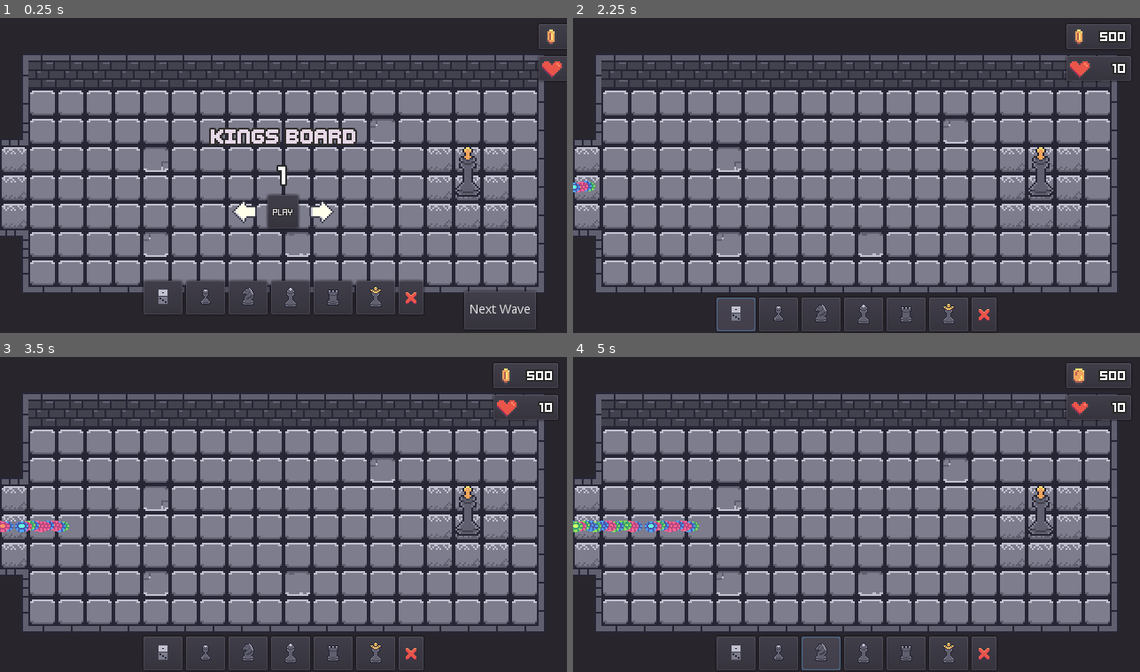
Above: before the commit, frames 1-4 (two rows, left to right).
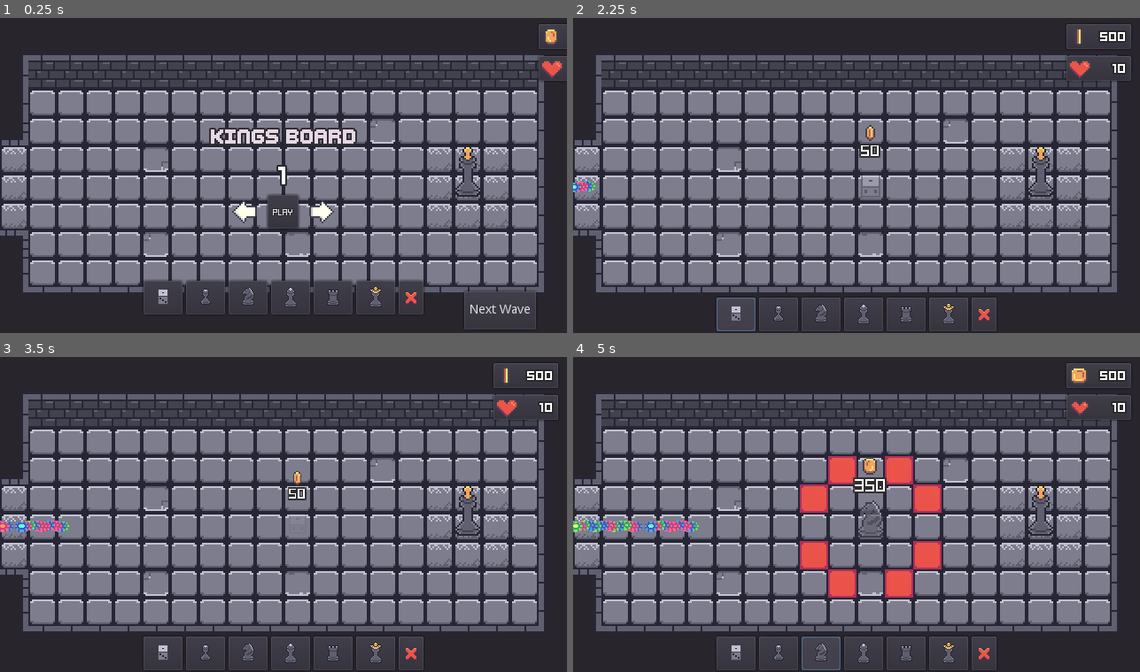
Above: after the commit, the same moments.

Repository: PetTurtle/LudumDare46
Game: Godot game, scene res://scenes/Game.tscn
The game is run twice, just before and just after one commit, with the same random seed, the same clock (stepped at 60 frames per second) and the same inputs. Sound files missing from this copy of the repository are replaced by a short silence.
Inputs (mouse positions are in pixels of both pictures, inside the frame that each line leads up to):
- Up to frame 1 (0.25 s): no input
- Up to frame 2 (2.25 s): click "Play" at 0.5 s; click "Next Wave" at 1.25 s; click (737, 314) at 2 s
- Up to frame 3 (3.5 s): click "Next Wave" at 2.75 s
- Up to frame 4 (5 s): click (777, 653) at 3.5 s; click (822, 653) at 4.25 s

The runs differ from the first frame. In frame 1, less than 0.1% of the frame differs, in the area x 96-99%, y 3-9%; in frame 2, 0.4%; in frame 3, 0.2%; in frame 4, 4.2%, in the area x 40-91%, y 3-77%.

Commit message:
Add visualization for pieces attack before buy them
Also refactor and optimized TileGhost procedures

Diff:
--- /dev/null
+++ b/src/prefabs/GhostBullet.tscn
@@ -0,0 +1,18 @@
+[gd_scene load_steps=3 format=2]
+
+[ext_resource path="res://assets/FireZone.png" type="Texture" id=1]
+[ext_resource path="res://scripts/GhostBullet.gd" type="Script" id=2]
+
+[node name="GhostBullet" type="Node2D"]
+script = ExtResource( 2 )
+
+[node name="Sprite" type="Sprite" parent="."]
+texture = ExtResource( 1 )
+
+[node name="MoveTimer" type="Timer" parent="."]
+wait_time = 0.5
+
+[node name="ResetTimer" type="Timer" parent="."]
+wait_time = 2.0
+[connection signal="timeout" from="MoveTimer" to="." method="_on_MoveTimer_timeout"]
+[connection signal="timeout" from="ResetTimer" to="." method="_on_ResetTimer_timeout"]
--- a/src/project.godot
+++ b/src/project.godot
@@ -9,6 +9,11 @@
 config_version=4
 
 _global_script_classes=[ {
+"base": "Node2D",
+"class": "AttackCells",
+"language": "GDScript",
+"path": "res://scripts/AttackCells.gd"
+}, {
 "base": "Area2D",
 "class": "Bullet",
 "language": "GDScript",
@@ -23,6 +28,11 @@
 "class": "GameMap",
 "language": "GDScript",
 "path": "res://scripts/Map.gd"
+}, {
+"base": "Node2D",
+"class": "GhostBullet",
+"language": "GDScript",
+"path": "res://scripts/GhostBullet.gd"
 }, {
 "base": "Navigation2D",
 "class": "Navigator",
@@ -80,9 +90,11 @@
 "path": "res://scripts/WaveController.gd"
 } ]
 _global_script_class_icons={
+"AttackCells": "",
 "Bullet": "",
 "Bullets": "",
 "GameMap": "",
+"GhostBullet": "",
 "Navigator": "",
 "Spawner": "",
 "TileGhost": "",
--- /dev/null
+++ b/src/scenes/BuyGhost.gd
@@ -0,0 +1,11 @@
+extends TileGhost
+
+onready var attack_cells : Node2D = $AttackCells
+
+func show_ghost(texture : Texture = x_texture):
+	.show_ghost(texture)
+	attack_cells.draw_cells()
+
+func hide_ghost():
+	.hide_ghost()
+	attack_cells.clear_cells()
--- a/src/scenes/Game.tscn
+++ b/src/scenes/Game.tscn
@@ -44,6 +44,8 @@
 [ext_resource path="res://audio/place.wav" type="AudioStream" id=42]
 [ext_resource path="res://audio/remove.wav" type="AudioStream" id=43]
 [ext_resource path="res://audio/button_press.wav" type="AudioStream" id=44]
+[ext_resource path="res://scripts/AttackCells.gd" type="Script" id=45]
+[ext_resource path="res://scenes/BuyGhost.gd" type="Script" id=46]
 
 [sub_resource type="Animation" id=1]
 resource_name = "Open"
@@ -181,6 +183,46 @@
 "values": [ Vector2( 1, 1 ), Vector2( 0.8, 0.8 ), Vector2( 1, 1 ) ]
 }
 
+[sub_resource type="Animation" id=15]
+resource_name = "Jump"
+loop = true
+tracks/0/type = "value"
+tracks/0/path = NodePath(".:position")
+tracks/0/interp = 1
+tracks/0/loop_wrap = true
+tracks/0/imported = false
+tracks/0/enabled = true
+tracks/0/keys = {
+"times": PoolRealArray( 0, 0.499444, 0.992978 ),
+"transitions": PoolRealArray( 1, 1, 1 ),
+"update": 0,
+"values": [ Vector2( 0, 0 ), Vector2( 0, 2 ), Vector2( 0, 0 ) ]
+}
+tracks/1/type = "value"
+tracks/1/path = NodePath("..:self_modulate")
+tracks/1/interp = 1
+tracks/1/loop_wrap = true
+tracks/1/imported = false
+tracks/1/enabled = true
+tracks/1/keys = {
+"times": PoolRealArray( 0.00295529, 0.500922, 0.994456 ),
+"transitions": PoolRealArray( 1, 1, 1 ),
+"update": 0,
+"values": [ Color( 1, 1, 1, 0.72549 ), Color( 1, 1, 1, 0.0980392 ), Color( 1, 1, 1, 0.72549 ) ]
+}
+tracks/2/type = "value"
+tracks/2/path = NodePath("..:scale")
+tracks/2/interp = 1
+tracks/2/loop_wrap = true
+tracks/2/imported = false
+tracks/2/enabled = true
+tracks/2/keys = {
+"times": PoolRealArray( 0.00295529, 0.5024, 0.982634 ),
+"transitions": PoolRealArray( 1, 1, 1 ),
+"update": 0,
+"values": [ Vector2( 1, 1 ), Vector2( 0.8, 0.8 ), Vector2( 1, 1 ) ]
+}
+
 [node name="Game" type="Node2D"]
 script = ExtResource( 6 )
 
@@ -366,6 +408,7 @@
 [node name="AnimatedSprite" type="AnimatedSprite" parent="UI/StatsPanel/VBoxContainer/CoinsPanel"]
 scale = Vector2( 2, 2 )
 frames = SubResource( 6 )
+frame = 5
 speed_scale = 2.0
 playing = true
 centered = false
@@ -617,13 +660,12 @@
 volume_db = -20.0
 
 [node name="TileGhost" type="Node2D" parent="."]
-script = ExtResource( 40 )
-x_texture = ExtResource( 41 )
+visible = false
+script = ExtResource( 46 )
 
 [node name="Sprite" type="Sprite" parent="TileGhost"]
-visible = false
 self_modulate = Color( 1, 1, 1, 0.0980392 )
-position = Vector2( 0, -11 )
+position = Vector2( 8, 0 )
 texture = ExtResource( 41 )
 
 [node name="CostPanel" type="Node2D" parent="TileGhost/Sprite"]
@@ -646,7 +688,6 @@
 [node name="AnimatedSprite" type="AnimatedSprite" parent="TileGhost/Sprite/CostPanel/CostLabel"]
 position = Vector2( 4.74785, -12.489 )
 frames = SubResource( 13 )
-frame = 7
 speed_scale = 2.0
 playing = true
 centered = false
@@ -654,6 +695,50 @@
 [node name="AnimationPlayer" type="AnimationPlayer" parent="TileGhost/Sprite/CostPanel"]
 autoplay = "Jump"
 anims/Jump = SubResource( 14 )
+
+[node name="AttackCells" type="Node2D" parent="TileGhost"]
+show_behind_parent = true
+position = Vector2( 8, -3 )
+script = ExtResource( 45 )
+
+[node name="SellGhost" type="Node2D" parent="."]
+visible = false
+script = ExtResource( 40 )
+x_texture = ExtResource( 41 )
+
+[node name="Sprite" type="Sprite" parent="SellGhost"]
+self_modulate = Color( 1, 1, 1, 0.0980392 )
+position = Vector2( 8, 0 )
+texture = ExtResource( 41 )
+offset = Vector2( 0, 8 )
+
+[node name="CostPanel" type="Node2D" parent="SellGhost/Sprite"]
+position = Vector2( 0, 1.99401 )
+
+[node name="CostLabel" type="Label" parent="SellGhost/Sprite/CostPanel"]
+margin_left = -12.5454
+margin_top = -21.6293
+margin_right = 13.4546
+margin_bottom = -9.62934
+custom_fonts/font = ExtResource( 35 )
+text = "10"
+align = 1
+valign = 1
+__meta__ = {
+"_edit_group_": true,
+"_edit_use_anchors_": false
+}
+
+[node name="AnimatedSprite" type="AnimatedSprite" parent="SellGhost/Sprite/CostPanel/CostLabel"]
+position = Vector2( 4.74785, -12.489 )
+frames = SubResource( 13 )
+speed_scale = 2.0
+playing = true
+centered = false
+
+[node name="AnimationPlayer" type="AnimationPlayer" parent="SellGhost/Sprite/CostPanel"]
+autoplay = "Jump"
+anims/Jump = SubResource( 15 )
 [connection signal="pressed" from="UI/TowerContainer/ButtonSell" to="UI/TowerContainer" method="_on_ButtonSell_pressed"]
 [connection signal="pressed" from="UI/MenuPanel/LevelPanel/HBox/LeftButton" to="UI/MenuPanel" method="prev_level"]
 [connection signal="pressed" from="UI/MenuPanel/LevelPanel/HBox/PlayButton" to="UI/MenuPanel" method="play"]
--- /dev/null
+++ b/src/scripts/AttackCells.gd
@@ -0,0 +1,26 @@
+extends Node2D
+class_name AttackCells
+
+export var texture: Texture = preload("res://assets/FireZone.png")
+export(Resource) var tower_def = preload("res://resources/towers/Pawn.tres")
+
+var gameMap : GameMap
+var _bullet_scene: PackedScene = preload("res://prefabs/GhostBullet.tscn")
+
+func draw_cells():
+	for direction in tower_def.fireDirections:
+		var bullet := _bullet_scene.instance()
+		add_child(bullet)
+		bullet.move_direction = direction
+		bullet.position = Vector2(0, 11) + (direction * 16)
+		bullet.can_move = tower_def.recursively_fire
+
+
+func clear_cells():
+	for child in get_children():
+		remove_child(child)
+
+
+func update():
+	clear_cells()
+	draw_cells()
--- a/src/scripts/Game.gd
+++ b/src/scripts/Game.gd
@@ -10,6 +10,7 @@
 onready var towers : Towers = $Towers
 onready var bullets : Bullets = $Bullets
 onready var tile_ghost : TileGhost = $TileGhost
+onready var sell_ghost : TileGhost = $SellGhost
 
 var game_manager : GameManager
 var game_data : GameData
@@ -28,18 +29,21 @@
 	game_manager.connect("main_menu", self, "end_game")
 
 func _process(_delta):
-	tile_ghost.hide_ghost()
 	match mode:
 		Mode.IDLE:
 			pass
 		Mode.BUY:
 			if map.can_build_turret():
-				var cost = game_data.get_tower_cost(tower_name)
-				tile_ghost.show_ghost(map.get_snapped_mouse_position(), cost, game_data.get_tower_def(tower_name).get_default_texture())
+				tile_ghost.position = map.get_snapped_mouse_position()
+
 		Mode.SELL:
+			sell_ghost.position = map.get_snapped_mouse_position()
 			if map.has_turret():
 				var cost = game_data.get_tower_cost(tower_name)
-				tile_ghost.show_ghost(map.get_snapped_mouse_position(), cost/2)
+				sell_ghost.show_ghost()
+				sell_ghost.set_cost(cost / 2)
+			else:
+				sell_ghost.cost_panel.hide()
 
 func _unhandled_input(event: InputEvent) -> void:
 	if not event is InputEventMouseButton:
@@ -57,6 +61,7 @@
 					towers.create(game_data.get_tower_def(tower_name), map.get_snapped_mouse_position())
 					game_manager.set_coins(game_manager.get_coins() - cost)
 					game_data.add_tower(tower_name)
+					tile_ghost.hide_ghost()
 
 			Mode.SELL: # ____SELL____
 				if map.has_turret():
@@ -67,6 +72,8 @@
 					towers.remove_at(pos)
 					game_manager.set_coins(game_manager.get_coins() + cost/2)
 					game_data.remove_tower(tower_def.name)
+					sell_ghost.cost_panel.hide()
+
 
 	elif event.button_index == BUTTON_RIGHT:
 		match mode:
@@ -103,9 +110,19 @@
 func _on_mode_buy(name):
 	mode = Mode.BUY
 	tower_name = name
+	sell_ghost.hide_ghost()
+
+	var cost = game_data.get_tower_cost(tower_name)
+	var tower_def = game_data.get_tower_def(tower_name)
+	tile_ghost.attack_cells.tower_def = tower_def
+	tile_ghost.attack_cells.update()
+	tile_ghost.show_ghost(tower_def.get_default_texture())
+	tile_ghost.set_cost(cost)
 
 func _on_mode_sell():
 	mode = Mode.SELL
+	tile_ghost.hide_ghost()
+	sell_ghost.show_ghost()
 
 func _on_fire(pos, moves, direction):
 	if map.is_pathable(pos):
--- /dev/null
+++ b/src/scripts/GhostBullet.gd
@@ -0,0 +1,27 @@
+extends Node2D
+class_name GhostBullet
+
+var move_direction : Vector2
+var can_move : bool = false setget set_can_move
+
+var _initial_position : Vector2
+
+func set_can_move(moves):
+	can_move = moves
+	if can_move:
+		_initial_position = position
+		$MoveTimer.start()
+		$ResetTimer.start()
+
+func move():
+	var desired_position := position + 16 * move_direction
+	position = desired_position
+
+
+func _on_ResetTimer_timeout() -> void:
+	position = _initial_position
+	show()
+	$MoveTimer.start()
+
+func _on_MoveTimer_timeout() -> void:
+	move()
--- a/src/scripts/TileGhost.gd
+++ b/src/scripts/TileGhost.gd
@@ -3,24 +3,23 @@
 
 onready var ghost : Sprite = $Sprite
 onready var coin_label : Label = $Sprite/CostPanel/CostLabel
+onready var cost_panel : Node2D = $Sprite/CostPanel
 
 export(Texture) var x_texture
 
 var gameMap : GameMap
-var offset = Vector2(8, -3)
-
-func _ready():
-	pass
 
 func set_map(map : GameMap):
 	gameMap = map
 
-func show_ghost(pos : Vector2, cost : int, texture : Texture = x_texture):
-	var new_pos = pos + offset
-	ghost.visible = true
-	ghost.position = new_pos
+func set_cost(cost : int):
+	coin_label.text = String(cost)
+	cost_panel.show()
+
+func show_ghost(texture : Texture = x_texture):
 	ghost.texture = texture
-	coin_label.text = String(cost)
+	visible = true
 
 func hide_ghost():
-	ghost.visible = false
+	visible = false
+	cost_panel.hide()
Not shown: 1 places in src/scenes/Game.tscn that only renumber resources
